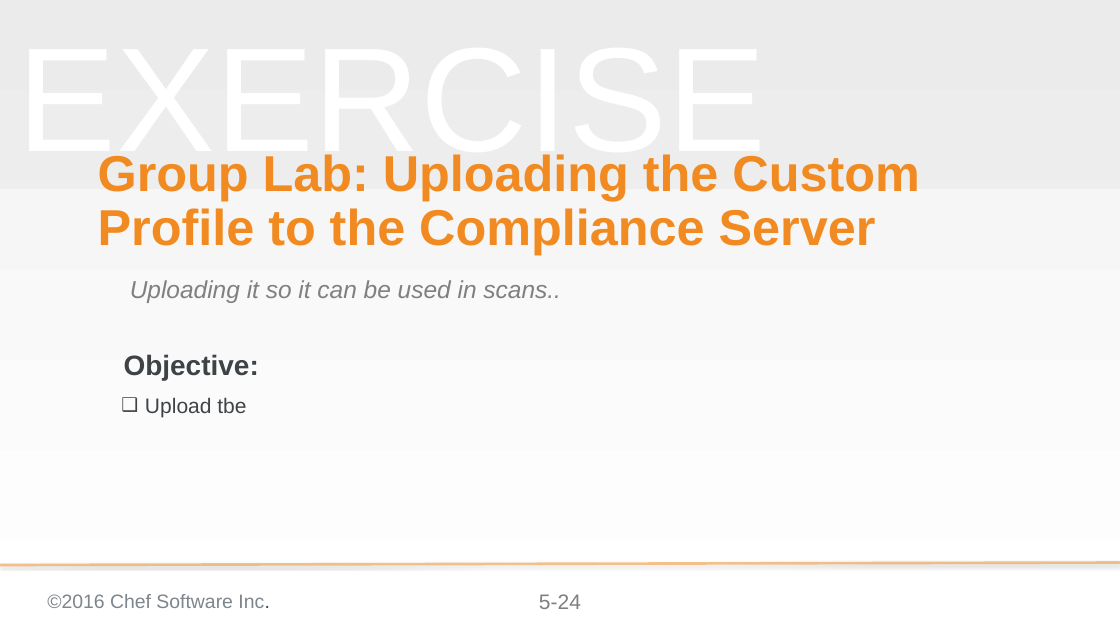
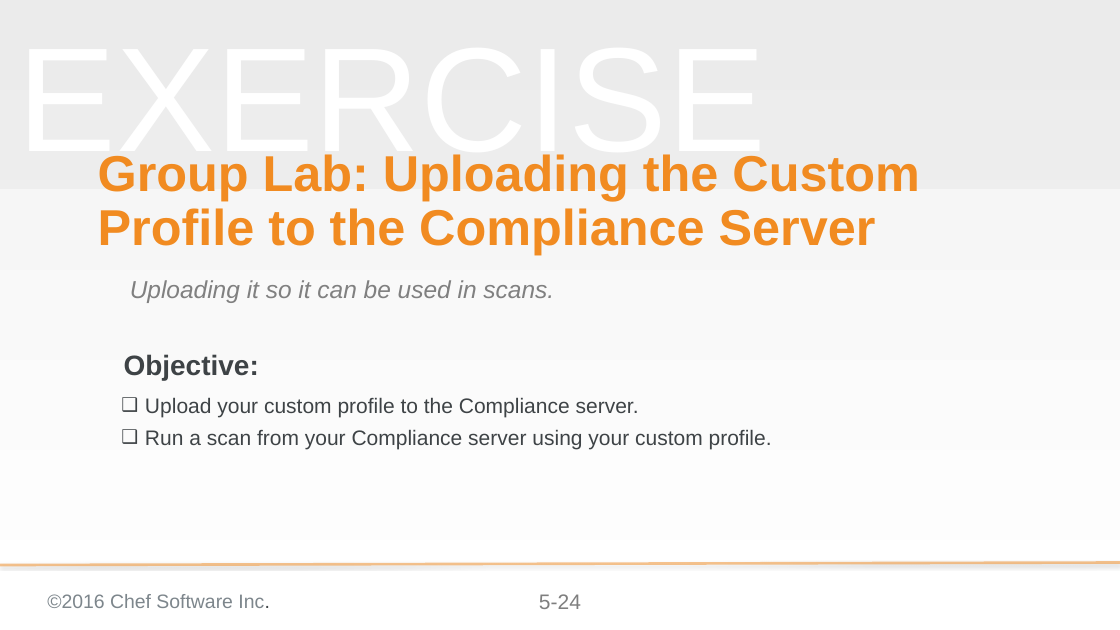
Before and after one commit to bchamby/chef-compliance-installation-configuration-operation, a slide deck: slide 24 of 05-creating-custom-profiles.pptx. Drawn at 1120x630 pixels with LibreOffice and Linux fonts; fonts in the diff are those of the drawing; background and template pictures are left out. Boxes give left, top, right and bottom in pixels: in the first picture for what was removed or moved away, otherwise in the second. Text is boxed around its words. In the diff, an @@ line names an element or a change of style, - is before the commit and + after.

Commit message:
Rewrote 05-creating-custom-profiles to support inspec 0.14.7. on target nodes

```diff
--- a/05-creating-custom-profiles.pptx
+++ b/05-creating-custom-profiles.pptx
@@ text at (130,280,554,303): text changed @@
-Uploading it so it can be used in scans..
+Uploading it so it can be used in scans.
@@ text at (145,397,772,450): text changed @@
-❑ Upload tbe
+❑ Upload your custom profile to the Compliance server.
+❑ Run a scan from your Compliance server using your custom profile.
```
Also in this commit, not shown: 2 other slides changed, 13 slides added.
